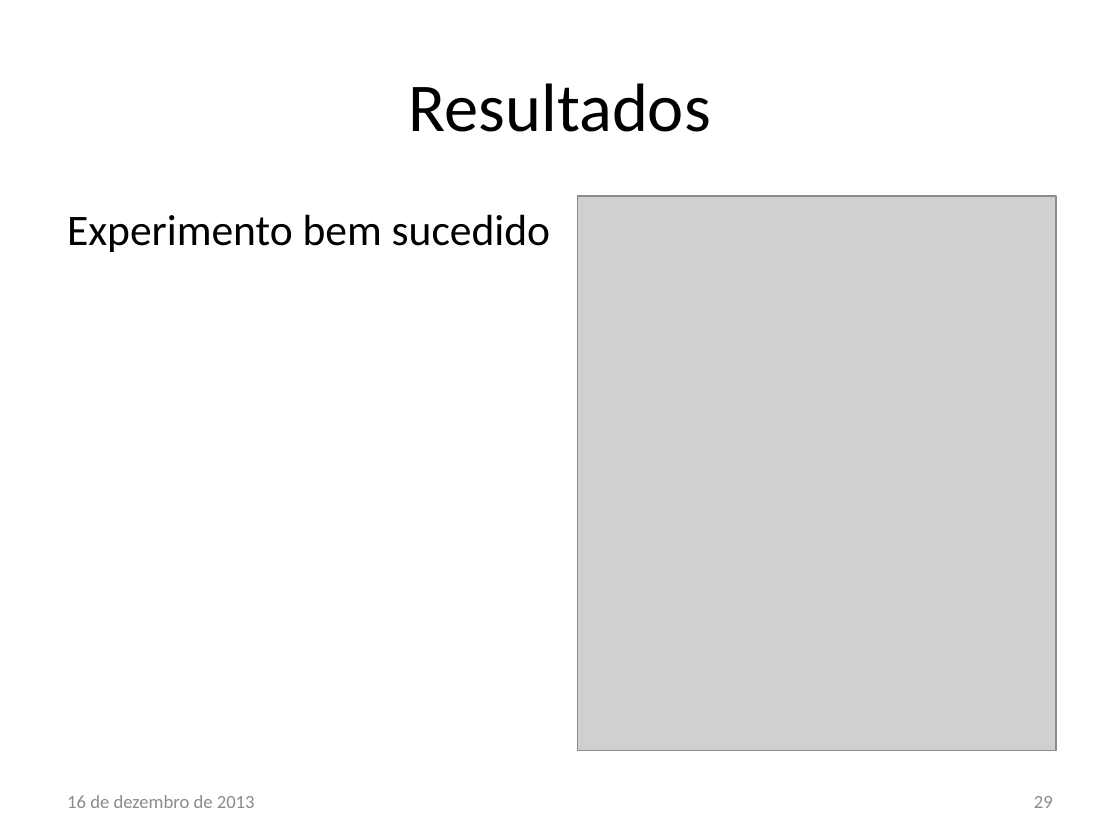
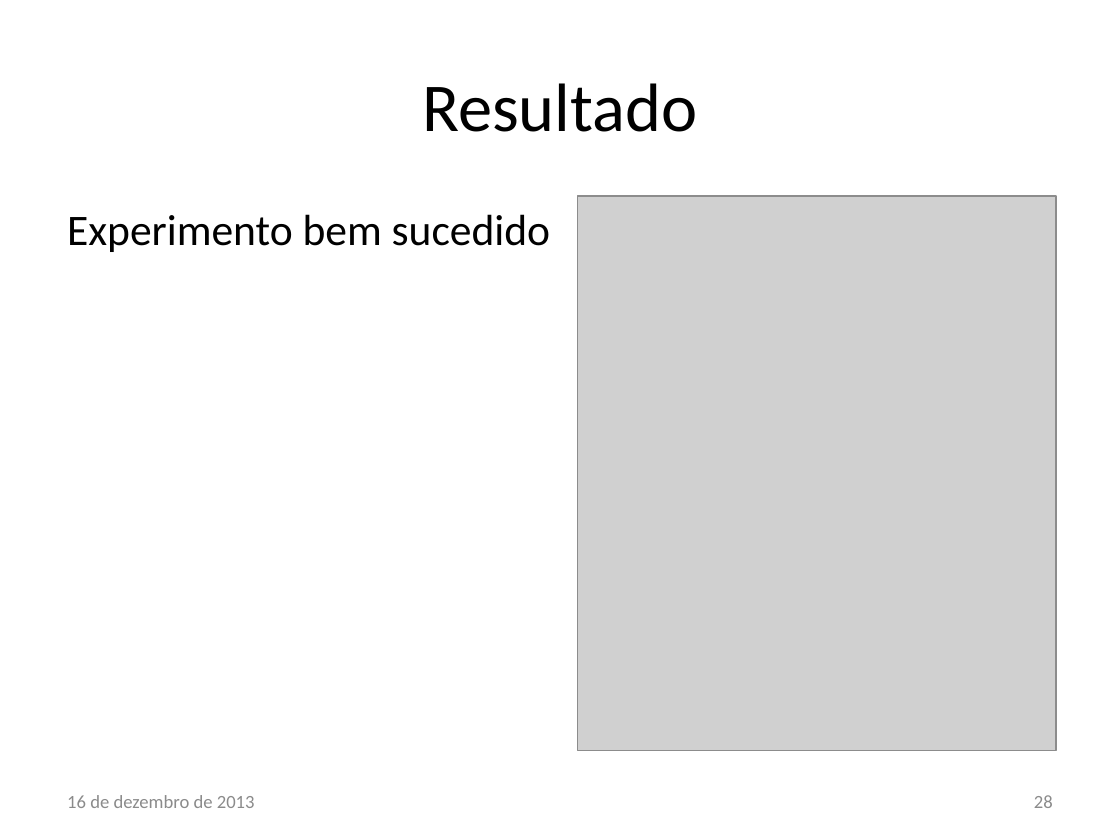
Before and after one commit to lsoliveira459/tg2, a slide deck: slide 28 of Apresentação/Estudo e Implementação de Reconfiguração Dinâmica.pptx (slide 29 before the commit). Drawn at 1120x840 pixels with LibreOffice and Linux fonts; fonts in the diff are those of the drawing; grey boxes stand for pictures; background and template pictures are left out. Boxes give left, top, right and bottom in pixels: in the first picture for what was removed or moved away, otherwise in the second. Text is boxed around its words. In the diff, an @@ line names an element or a change of style, - is before the commit and + after.

```diff
--- a/Apresentação/Estudo e Implementação de Reconfiguração Dinâmica.pptx
+++ b/Apresentação/Estudo e Implementação de Reconfiguração Dinâmica.pptx
@@ title at (422, 83, 697, 132): text changed @@
-Resultados
+Resultado
@@ page number at (1034, 795, 1053, 808): text changed @@
-29
+28
```
Also in this commit, not shown: 9 other slides changed, 1 slide added, 3 other files.
